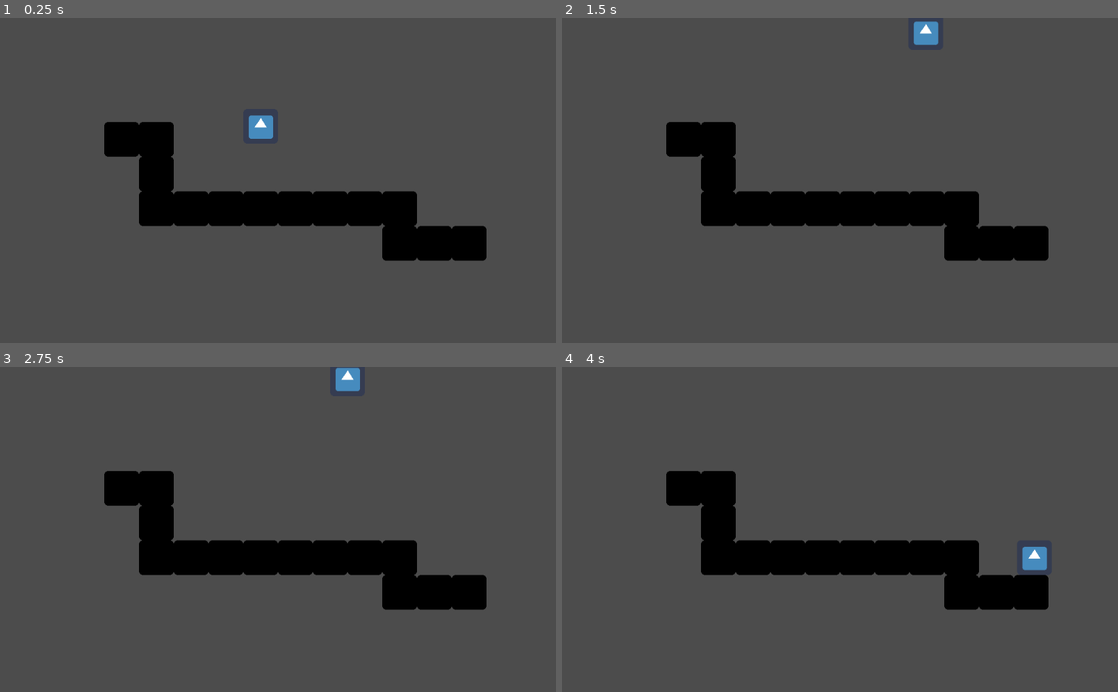
Above: before the commit, frames 1-4 (two rows, left to right).
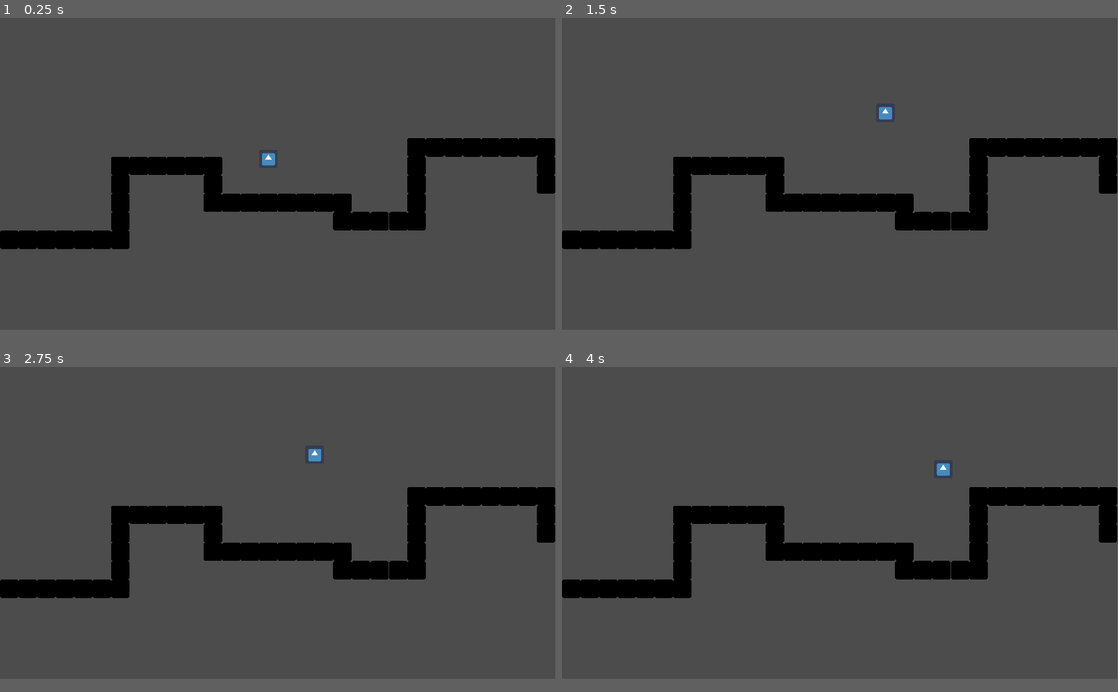
Above: after the commit, the same moments.

Repository: ThomasLalo/GameStuff
Game: Godot game, scene res://World.tscn
Two runs of this game, one before a commit and one after it. Both use one fixed random seed, a clock stepped at 60 frames per second and the inputs below. The engine's default icon, where the game draws it, is replaced by a stand-in: a white triangle on a blue panel in a dark square.
Inputs:
- Up to frame 1 (0.25 s): no input
- Up to frame 2 (1.5 s): hold Right (ui_right) from 0.53 s (still down); tap Up (ui_up) at 0.6, 0.77, 1.07, 1.35 s
- Up to frame 3 (2.75 s): tap Up (ui_up) at 1.52, 1.82, 2.1 s; release Right (ui_right) at 2.03 s; hold Left (ui_left) from 2.03 s (still down)
- Up to frame 4 (4 s): release Left (ui_left) at 2.78 s; hold Right (ui_right) from 2.78 s (still down); tap Up (ui_up) at 2.85, 3.02, 3.32, 3.6, 3.77 s
In our replay, the window is 800x468 before the commit and 799x449 after it. These sizes can differ from the game's own. Grey fills any space a smaller window leaves; there, only what the larger window draws over its background counts as a difference.

The runs differ from the first frame. In frame 1, 12% of the frame differs, in the area x 0-100%, y 29-75%; in frame 2, 12%; in frame 3, 12%; in frame 4, 12%.

Commit message:
made the world bigger and changed resolution

Diff:
--- a/godotFiles/KinematicBody2D.gd
+++ b/godotFiles/KinematicBody2D.gd
@@ -16,7 +16,7 @@
 		motion.x = 0
 
 	if is_on_floor():
-		if Input.is_action_just_released("ui_up"):
+		if Input.is_action_just_pressed("ui_up"):
 			motion.y = -800
 
 	motion = move_and_slide(motion, UP)
--- a/godotFiles/World.tscn
+++ b/godotFiles/World.tscn
@@ -12,7 +12,8 @@
 [node name="World" type="Node"]
 
 [node name="KinematicBody2D" type="KinematicBody2D" parent="."]
-position = Vector2( 480, 160 )
+editor/display_folded = true
+position = Vector2( 928, 448 )
 script = ExtResource( 1 )
 __meta__ = {
 "_edit_group_": true
@@ -25,12 +26,11 @@
 shape = SubResource( 1 )
 
 [node name="Walls" type="Node" parent="."]
-editor/display_folded = true
 
 [node name="Wall" type="StaticBody2D" parent="Walls"]
 editor/display_folded = true
 modulate = Color( 0, 0, 0, 1 )
-position = Vector2( 480, 352 )
+position = Vector2( 928, 640 )
 __meta__ = {
 "_edit_group_": true
 }
@@ -44,7 +44,7 @@
 [node name="Wall5" type="StaticBody2D" parent="Walls"]
 editor/display_folded = true
 modulate = Color( 0, 0, 0, 1 )
-position = Vector2( 416, 352 )
+position = Vector2( 864, 640 )
 __meta__ = {
 "_edit_group_": true
 }
@@ -58,7 +58,7 @@
 [node name="Wall6" type="StaticBody2D" parent="Walls"]
 editor/display_folded = true
 modulate = Color( 0, 0, 0, 1 )
-position = Vector2( 352, 352 )
+position = Vector2( 800, 640 )
 __meta__ = {
 "_edit_group_": true
 }
@@ -72,7 +72,7 @@
 [node name="Wall7" type="StaticBody2D" parent="Walls"]
 editor/display_folded = true
 modulate = Color( 0, 0, 0, 1 )
-position = Vector2( 288, 352 )
+position = Vector2( 736, 640 )
 __meta__ = {
 "_edit_group_": true
 }
@@ -86,7 +86,7 @@
 [node name="Wall8" type="StaticBody2D" parent="Walls"]
 editor/display_folded = true
 modulate = Color( 0, 0, 0, 1 )
-position = Vector2( 288, 288 )
+position = Vector2( 736, 576 )
 __meta__ = {
 "_edit_group_": true
 }
@@ -100,7 +100,7 @@
 [node name="Wall9" type="StaticBody2D" parent="Walls"]
 editor/display_folded = true
 modulate = Color( 0, 0, 0, 1 )
-position = Vector2( 288, 224 )
+position = Vector2( 736, 512 )
 __meta__ = {
 "_edit_group_": true
 }
@@ -114,7 +114,7 @@
 [node name="Wall10" type="StaticBody2D" parent="Walls"]
 editor/display_folded = true
 modulate = Color( 0, 0, 0, 1 )
-position = Vector2( 224, 224 )
+position = Vector2( 672, 512 )
 __meta__ = {
 "_edit_group_": true
 }
@@ -125,10 +125,332 @@
 [node name="CollisionShape2D" type="CollisionShape2D" parent="Walls/Wall10"]
 shape = SubResource( 2 )
 
+[node name="Wall25" type="StaticBody2D" parent="Walls"]
+editor/display_folded = true
+modulate = Color( 0, 0, 0, 1 )
+position = Vector2( 608, 512 )
+__meta__ = {
+"_edit_group_": true
+}
+
+[node name="Sprite" type="Sprite" parent="Walls/Wall25"]
+texture = ExtResource( 2 )
+
+[node name="CollisionShape2D" type="CollisionShape2D" parent="Walls/Wall25"]
+shape = SubResource( 2 )
+
+[node name="Wall26" type="StaticBody2D" parent="Walls"]
+editor/display_folded = true
+modulate = Color( 0, 0, 0, 1 )
+position = Vector2( 544, 512 )
+__meta__ = {
+"_edit_group_": true
+}
+
+[node name="Sprite" type="Sprite" parent="Walls/Wall26"]
+texture = ExtResource( 2 )
+
+[node name="CollisionShape2D" type="CollisionShape2D" parent="Walls/Wall26"]
+shape = SubResource( 2 )
+
+[node name="Wall27" type="StaticBody2D" parent="Walls"]
+editor/display_folded = true
+modulate = Color( 0, 0, 0, 1 )
+position = Vector2( 480, 512 )
+__meta__ = {
+"_edit_group_": true
+}
+
+[node name="Sprite" type="Sprite" parent="Walls/Wall27"]
+texture = ExtResource( 2 )
+
+[node name="CollisionShape2D" type="CollisionShape2D" parent="Walls/Wall27"]
+shape = SubResource( 2 )
+
+[node name="Wall28" type="StaticBody2D" parent="Walls"]
+editor/display_folded = true
+modulate = Color( 0, 0, 0, 1 )
+position = Vector2( 416, 512 )
+__meta__ = {
+"_edit_group_": true
+}
+
+[node name="Sprite" type="Sprite" parent="Walls/Wall28"]
+texture = ExtResource( 2 )
+
+[node name="CollisionShape2D" type="CollisionShape2D" parent="Walls/Wall28"]
+shape = SubResource( 2 )
+
+[node name="Wall29" type="StaticBody2D" parent="Walls"]
+editor/display_folded = true
+modulate = Color( 0, 0, 0, 1 )
+position = Vector2( 416, 576 )
+__meta__ = {
+"_edit_group_": true
+}
+
+[node name="Sprite" type="Sprite" parent="Walls/Wall29"]
+texture = ExtResource( 2 )
+
+[node name="CollisionShape2D" type="CollisionShape2D" parent="Walls/Wall29"]
+shape = SubResource( 2 )
+
+[node name="Wall30" type="StaticBody2D" parent="Walls"]
+editor/display_folded = true
+modulate = Color( 0, 0, 0, 1 )
+position = Vector2( 416, 640 )
+__meta__ = {
+"_edit_group_": true
+}
+
+[node name="Sprite" type="Sprite" parent="Walls/Wall30"]
+texture = ExtResource( 2 )
+
+[node name="CollisionShape2D" type="CollisionShape2D" parent="Walls/Wall30"]
+shape = SubResource( 2 )
+
+[node name="Wall31" type="StaticBody2D" parent="Walls"]
+editor/display_folded = true
+modulate = Color( 0, 0, 0, 1 )
+position = Vector2( 416, 704 )
+__meta__ = {
+"_edit_group_": true
+}
+
+[node name="Sprite" type="Sprite" parent="Walls/Wall31"]
+texture = ExtResource( 2 )
+
+[node name="CollisionShape2D" type="CollisionShape2D" parent="Walls/Wall31"]
+shape = SubResource( 2 )
+
+[node name="Wall32" type="StaticBody2D" parent="Walls"]
+editor/display_folded = true
+modulate = Color( 0, 0, 0, 1 )
+position = Vector2( 416, 768 )
+__meta__ = {
+"_edit_group_": true
+}
+
+[node name="Sprite" type="Sprite" parent="Walls/Wall32"]
+texture = ExtResource( 2 )
+
+[node name="CollisionShape2D" type="CollisionShape2D" parent="Walls/Wall32"]
+shape = SubResource( 2 )
+
+[node name="Wall51" type="StaticBody2D" parent="Walls"]
+editor/display_folded = true
+modulate = Color( 0, 0, 0, 1 )
+position = Vector2( -32, 640 )
+__meta__ = {
+"_edit_group_": true
+}
+
+[node name="Sprite" type="Sprite" parent="Walls/Wall51"]
+texture = ExtResource( 2 )
+
+[node name="CollisionShape2D" type="CollisionShape2D" parent="Walls/Wall51"]
+shape = SubResource( 2 )
+
+[node name="Wall33" type="StaticBody2D" parent="Walls"]
+editor/display_folded = true
+modulate = Color( 0, 0, 0, 1 )
+position = Vector2( 352, 768 )
+__meta__ = {
+"_edit_group_": true
+}
+
+[node name="Sprite" type="Sprite" parent="Walls/Wall33"]
+texture = ExtResource( 2 )
+
+[node name="CollisionShape2D" type="CollisionShape2D" parent="Walls/Wall33"]
+shape = SubResource( 2 )
+
+[node name="Wall57" type="StaticBody2D" parent="Walls"]
+editor/display_folded = true
+modulate = Color( 0, 0, 0, 1 )
+position = Vector2( -96, 640 )
+__meta__ = {
+"_edit_group_": true
+}
+
+[node name="Sprite" type="Sprite" parent="Walls/Wall57"]
+texture = ExtResource( 2 )
+
+[node name="CollisionShape2D" type="CollisionShape2D" parent="Walls/Wall57"]
+shape = SubResource( 2 )
+
+[node name="Wall34" type="StaticBody2D" parent="Walls"]
+editor/display_folded = true
+modulate = Color( 0, 0, 0, 1 )
+position = Vector2( 288, 768 )
+__meta__ = {
+"_edit_group_": true
+}
+
+[node name="Sprite" type="Sprite" parent="Walls/Wall34"]
+texture = ExtResource( 2 )
+
+[node name="CollisionShape2D" type="CollisionShape2D" parent="Walls/Wall34"]
+shape = SubResource( 2 )
+
+[node name="Wall54" type="StaticBody2D" parent="Walls"]
+editor/display_folded = true
+modulate = Color( 0, 0, 0, 1 )
+position = Vector2( -160, 640 )
+__meta__ = {
+"_edit_group_": true
+}
+
+[node name="Sprite" type="Sprite" parent="Walls/Wall54"]
+texture = ExtResource( 2 )
+
+[node name="CollisionShape2D" type="CollisionShape2D" parent="Walls/Wall54"]
+shape = SubResource( 2 )
+
+[node name="Wall35" type="StaticBody2D" parent="Walls"]
+editor/display_folded = true
+modulate = Color( 0, 0, 0, 1 )
+position = Vector2( 224, 768 )
+__meta__ = {
+"_edit_group_": true
+}
+
+[node name="Sprite" type="Sprite" parent="Walls/Wall35"]
+texture = ExtResource( 2 )
+
+[node name="CollisionShape2D" type="CollisionShape2D" parent="Walls/Wall35"]
+shape = SubResource( 2 )
+
+[node name="Wall52" type="StaticBody2D" parent="Walls"]
+editor/display_folded = true
+modulate = Color( 0, 0, 0, 1 )
+position = Vector2( -224, 640 )
+__meta__ = {
+"_edit_group_": true
+}
+
+[node name="Sprite" type="Sprite" parent="Walls/Wall52"]
+texture = ExtResource( 2 )
+
+[node name="CollisionShape2D" type="CollisionShape2D" parent="Walls/Wall52"]
+shape = SubResource( 2 )
+
+[node name="Wall36" type="StaticBody2D" parent="Walls"]
+editor/display_folded = true
+modulate = Color( 0, 0, 0, 1 )
+position = Vector2( 160, 768 )
+__meta__ = {
+"_edit_group_": true
+}
+
+[node name="Sprite" type="Sprite" parent="Walls/Wall36"]
+texture = ExtResource( 2 )
+
+[node name="CollisionShape2D" type="CollisionShape2D" parent="Walls/Wall36"]
+shape = SubResource( 2 )
+
+[node name="Wall55" type="StaticBody2D" parent="Walls"]
+editor/display_folded = true
+modulate = Color( 0, 0, 0, 1 )
+position = Vector2( -288, 640 )
+__meta__ = {
+"_edit_group_": true
+}
+
+[node name="Sprite" type="Sprite" parent="Walls/Wall55"]
+texture = ExtResource( 2 )
+
+[node name="CollisionShape2D" type="CollisionShape2D" parent="Walls/Wall55"]
+shape = SubResource( 2 )
+
+[node name="Wall37" type="StaticBody2D" parent="Walls"]
+editor/display_folded = true
+modulate = Color( 0, 0, 0, 1 )
+position = Vector2( 96, 768 )
+__meta__ = {
+"_edit_group_": true
+}
+
+[node name="Sprite" type="Sprite" parent="Walls/Wall37"]
+texture = ExtResource( 2 )
+
+[node name="CollisionShape2D" type="CollisionShape2D" parent="Walls/Wall37"]
+shape = SubResource( 2 )
+
+[node name="Wall53" type="StaticBody2D" parent="Walls"]
+editor/display_folded = true
+modulate = Color( 0, 0, 0, 1 )
+position = Vector2( -352, 640 )
+__meta__ = {
+"_edit_group_": true
+}
+
+[node name="Sprite" type="Sprite" parent="Walls/Wall53"]
+texture = ExtResource( 2 )
+
+[node name="CollisionShape2D" type="CollisionShape2D" parent="Walls/Wall53"]
+shape = SubResource( 2 )
+
+[node name="Wall38" type="StaticBody2D" parent="Walls"]
+editor/display_folded = true
+modulate = Color( 0, 0, 0, 1 )
+position = Vector2( 32, 768 )
+__meta__ = {
+"_edit_group_": true
+}
+
+[node name="Sprite" type="Sprite" parent="Walls/Wall38"]
+texture = ExtResource( 2 )
+
+[node name="CollisionShape2D" type="CollisionShape2D" parent="Walls/Wall38"]
+shape = SubResource( 2 )
+
+[node name="Wall58" type="StaticBody2D" parent="Walls"]
+editor/display_folded = true
+modulate = Color( 0, 0, 0, 1 )
+position = Vector2( -32, 768 )
+__meta__ = {
+"_edit_group_": true
+}
+
+[node name="Sprite" type="Sprite" parent="Walls/Wall58"]
+texture = ExtResource( 2 )
+
+[node name="CollisionShape2D" type="CollisionShape2D" parent="Walls/Wall58"]
+shape = SubResource( 2 )
+
+[node name="Wall59" type="StaticBody2D" parent="Walls"]
+editor/display_folded = true
+modulate = Color( 0, 0, 0, 1 )
+position = Vector2( -32, 704 )
+__meta__ = {
+"_edit_group_": true
+}
+
+[node name="Sprite" type="Sprite" parent="Walls/Wall59"]
+texture = ExtResource( 2 )
+
+[node name="CollisionShape2D" type="CollisionShape2D" parent="Walls/Wall59"]
+shape = SubResource( 2 )
+
+[node name="Wall56" type="StaticBody2D" parent="Walls"]
+editor/display_folded = true
+modulate = Color( 0, 0, 0, 1 )
+position = Vector2( -416, 640 )
+__meta__ = {
+"_edit_group_": true
+}
+
+[node name="Sprite" type="Sprite" parent="Walls/Wall56"]
+texture = ExtResource( 2 )
+
+[node name="CollisionShape2D" type="CollisionShape2D" parent="Walls/Wall56"]
+shape = SubResource( 2 )
+
 [node name="Wall2" type="StaticBody2D" parent="Walls"]
 editor/display_folded = true
 modulate = Color( 0, 0, 0, 1 )
-position = Vector2( 544, 352 )
+position = Vector2( 992, 640 )
 __meta__ = {
 "_edit_group_": true
 }
@@ -142,7 +464,7 @@
 [node name="Wall3" type="StaticBody2D" parent="Walls"]
 editor/display_folded = true
 modulate = Color( 0, 0, 0, 1 )
-position = Vector2( 608, 352 )
+position = Vector2( 1056, 640 )
 __meta__ = {
 "_edit_group_": true
 }
@@ -156,7 +478,7 @@
 [node name="Wall4" type="StaticBody2D" parent="Walls"]
 editor/display_folded = true
 modulate = Color( 0, 0, 0, 1 )
-position = Vector2( 672, 352 )
+position = Vector2( 1120, 640 )
 __meta__ = {
 "_edit_group_": true
 }
@@ -170,7 +492,7 @@
 [node name="Wall11" type="StaticBody2D" parent="Walls"]
 editor/display_folded = true
 modulate = Color( 0, 0, 0, 1 )
-position = Vector2( 736, 352 )
+position = Vector2( 1184, 640 )
 __meta__ = {
 "_edit_group_": true
 }
@@ -184,7 +506,7 @@
 [node name="Wall12" type="StaticBody2D" parent="Walls"]
 editor/display_folded = true
 modulate = Color( 0, 0, 0, 1 )
-position = Vector2( 736, 416 )
+position = Vector2( 1184, 704 )
 __meta__ = {
 "_edit_group_": true
 }
@@ -198,7 +520,7 @@
 [node name="Wall13" type="StaticBody2D" parent="Walls"]
 editor/display_folded = true
 modulate = Color( 0, 0, 0, 1 )
-position = Vector2( 800, 416 )
+position = Vector2( 1248, 704 )
 __meta__ = {
 "_edit_group_": true
 }
@@ -212,7 +534,7 @@
 [node name="Wall14" type="StaticBody2D" parent="Walls"]
 editor/display_folded = true
 modulate = Color( 0, 0, 0, 1 )
-position = Vector2( 864, 416 )
+position = Vector2( 1312, 704 )
 __meta__ = {
 "_edit_group_": true
 }
@@ -222,3 +544,311 @@
 
 [node name="CollisionShape2D" type="CollisionShape2D" parent="Walls/Wall14"]
 shape = SubResource( 2 )
+
+[node name="Wall15" type="StaticBody2D" parent="Walls"]
+editor/display_folded = true
+modulate = Color( 0, 0, 0, 1 )
+position = Vector2( 1377.31, 704 )
+__meta__ = {
+"_edit_group_": true
+}
+
+[node name="Sprite" type="Sprite" parent="Walls/Wall15"]
+texture = ExtResource( 2 )
+
+[node name="CollisionShape2D" type="CollisionShape2D" parent="Walls/Wall15"]
+shape = SubResource( 2 )
+
+[node name="Wall16" type="StaticBody2D" parent="Walls"]
+editor/display_folded = true
+modulate = Color( 0, 0, 0, 1 )
+position = Vector2( 1440, 704 )
+__meta__ = {
+"_edit_group_": true
+}
+
+[node name="Sprite" type="Sprite" parent="Walls/Wall16"]
+texture = ExtResource( 2 )
+
+[node name="CollisionShape2D" type="CollisionShape2D" parent="Walls/Wall16"]
+shape = SubResource( 2 )
+
+[node name="Wall17" type="StaticBody2D" parent="Walls"]
+editor/display_folded = true
+modulate = Color( 0, 0, 0, 1 )
+position = Vector2( 1440, 640 )
+__meta__ = {
+"_edit_group_": true
+}
+
+[node name="Sprite" type="Sprite" parent="Walls/Wall17"]
+texture = ExtResource( 2 )
+
+[node name="CollisionShape2D" type="CollisionShape2D" parent="Walls/Wall17"]
+shape = SubResource( 2 )
+
+[node name="Wall18" type="StaticBody2D" parent="Walls"]
+editor/display_folded = true
+modulate = Color( 0, 0, 0, 1 )
+position = Vector2( 1440, 576 )
+__meta__ = {
+"_edit_group_": true
+}
+
+[node name="Sprite" type="Sprite" parent="Walls/Wall18"]
+texture = ExtResource( 2 )
+
+[node name="CollisionShape2D" type="CollisionShape2D" parent="Walls/Wall18"]
+shape = SubResource( 2 )
+
+[node name="Wall19" type="StaticBody2D" parent="Walls"]
+editor/display_folded = true
+modulate = Color( 0, 0, 0, 1 )
+position = Vector2( 1440, 512 )
+__meta__ = {
+"_edit_group_": true
+}
+
+[node name="Sprite" type="Sprite" parent="Walls/Wall19"]
+texture = ExtResource( 2 )
+
+[node name="CollisionShape2D" type="CollisionShape2D" parent="Walls/Wall19"]
+shape = SubResource( 2 )
+
+[node name="Wall20" type="StaticBody2D" parent="Walls"]
+editor/display_folded = true
+modulate = Color( 0, 0, 0, 1 )
+position = Vector2( 1440, 448 )
+__meta__ = {
+"_edit_group_": true
+}
+
+[node name="Sprite" type="Sprite" parent="Walls/Wall20"]
+texture = ExtResource( 2 )
+
+[node name="CollisionShape2D" type="CollisionShape2D" parent="Walls/Wall20"]
+shape = SubResource( 2 )
+
+[node name="Wall46" type="StaticBody2D" parent="Walls"]
+editor/display_folded = true
+modulate = Color( 0, 0, 0, 1 )
+position = Vector2( 1888, 576 )
+__meta__ = {
+"_edit_group_": true
+}
+
+[node name="Sprite" type="Sprite" parent="Walls/Wall46"]
+texture = ExtResource( 2 )
+
+[node name="CollisionShape2D" type="CollisionShape2D" parent="Walls/Wall46"]
+shape = SubResource( 2 )
+
+[node name="Wall50" type="StaticBody2D" parent="Walls"]
+editor/display_folded = true
+modulate = Color( 0, 0, 0, 1 )
+position = Vector2( 1888, 512 )
+__meta__ = {
+"_edit_group_": true
+}
+
+[node name="Sprite" type="Sprite" parent="Walls/Wall50"]
+texture = ExtResource( 2 )
+
+[node name="CollisionShape2D" type="CollisionShape2D" parent="Walls/Wall50"]
+shape = SubResource( 2 )
+
+[node name="Wall21" type="StaticBody2D" parent="Walls"]
+editor/display_folded = true
+modulate = Color( 0, 0, 0, 1 )
+position = Vector2( 1504, 448 )
+__meta__ = {
+"_edit_group_": true
+}
+
+[node name="Sprite" type="Sprite" parent="Walls/Wall21"]
+texture = ExtResource( 2 )
+
+[node name="CollisionShape2D" type="CollisionShape2D" parent="Walls/Wall21"]
+shape = SubResource( 2 )
+
+[node name="Wall44" type="StaticBody2D" parent="Walls"]
+editor/display_folded = true
+modulate = Color( 0, 0, 0, 1 )
+position = Vector2( 1952, 576 )
+__meta__ = {
+"_edit_group_": true
+}
+
+[node name="Sprite" type="Sprite" parent="Walls/Wall44"]
+texture = ExtResource( 2 )
+
+[node name="CollisionShape2D" type="CollisionShape2D" parent="Walls/Wall44"]
+shape = SubResource( 2 )
+
+[node name="Wall22" type="StaticBody2D" parent="Walls"]
+editor/display_folded = true
+modulate = Color( 0, 0, 0, 1 )
+position = Vector2( 1568, 448 )
+__meta__ = {
+"_edit_group_": true
+}
+
+[node name="Sprite" type="Sprite" parent="Walls/Wall22"]
+texture = ExtResource( 2 )
+
+[node name="CollisionShape2D" type="CollisionShape2D" parent="Walls/Wall22"]
+shape = SubResource( 2 )
+
+[node name="Wall43" type="StaticBody2D" parent="Walls"]
+editor/display_folded = true
+modulate = Color( 0, 0, 0, 1 )
+position = Vector2( 2016, 576 )
+__meta__ = {
+"_edit_group_": true
+}
+
+[node name="Sprite" type="Sprite" parent="Walls/Wall43"]
+texture = ExtResource( 2 )
+
+[node name="CollisionShape2D" type="CollisionShape2D" parent="Walls/Wall43"]
+shape = SubResource( 2 )
+
+[node name="Wall23" type="StaticBody2D" parent="Walls"]
+editor/display_folded = true
+modulate = Color( 0, 0, 0, 1 )
+position = Vector2( 1632, 448 )
+__meta__ = {
+"_edit_group_": true
+}
+
+[node name="Sprite" type="Sprite" parent="Walls/Wall23"]
+texture = ExtResource( 2 )
+
+[node name="CollisionShape2D" type="CollisionShape2D" parent="Walls/Wall23"]
+shape = SubResource( 2 )
+
+[node name="Wall45" type="StaticBody2D" parent="Walls"]
+editor/display_folded = true
+modulate = Color( 0, 0, 0, 1 )
+position = Vector2( 2080, 576 )
+__meta__ = {
+"_edit_group_": true
+}
+
+[node name="Sprite" type="Sprite" parent="Walls/Wall45"]
+texture = ExtResource( 2 )
+
+[node name="CollisionShape2D" type="CollisionShape2D" parent="Walls/Wall45"]
+shape = SubResource( 2 )
+
+[node name="Wall24" type="StaticBody2D" parent="Walls"]
+editor/display_folded = true
+modulate = Color( 0, 0, 0, 1 )
+position = Vector2( 1696, 448 )
+__meta__ = {
+"_edit_group_": true
+}
+
+[node name="Sprite" type="Sprite" parent="Walls/Wall24"]
+texture = ExtResource( 2 )
+
+[node name="CollisionShape2D" type="CollisionShape2D" parent="Walls/Wall24"]
+shape = SubResource( 2 )
+
+[node name="Wall42" type="StaticBody2D" parent="Walls"]
+editor/display_folded = true
+modulate = Color( 0, 0, 0, 1 )
+position = Vector2( 2144, 576 )
+__meta__ = {
+"_edit_group_": true
+}
+
+[node name="Sprite" type="Sprite" parent="Walls/Wall42"]
+texture = ExtResource( 2 )
+
+[node name="CollisionShape2D" type="CollisionShape2D" parent="Walls/Wall42"]
+shape = SubResource( 2 )
+
+[node name="Wall39" type="StaticBody2D" parent="Walls"]
+editor/display_folded = true
+modulate = Color( 0, 0, 0, 1 )
+position = Vector2( 1760, 448 )
+__meta__ = {
+"_edit_group_": true
+}
+
+[node name="Sprite" type="Sprite" parent="Walls/Wall39"]
+texture = ExtResource( 2 )
+
+[node name="CollisionShape2D" type="CollisionShape2D" parent="Walls/Wall39"]
+shape = SubResource( 2 )
+
+[node name="Wall47" type="StaticBody2D" parent="Walls"]
+editor/display_folded = true
+modulate = Color( 0, 0, 0, 1 )
+position = Vector2( 2208, 576 )
+__meta__ = {
+"_edit_group_": true
+}
+
+[node name="Sprite" type="Sprite" parent="Walls/Wall47"]
+texture = ExtResource( 2 )
+
+[node name="CollisionShape2D" type="CollisionShape2D" parent="Walls/Wall47"]
+shape = SubResource( 2 )
+
+[node name="Wall40" type="StaticBody2D" parent="Walls"]
+editor/display_folded = true
+modulate = Color( 0, 0, 0, 1 )
+position = Vector2( 1824, 448 )
+__meta__ = {
+"_edit_group_": true
+}
+
+[node name="Sprite" type="Sprite" parent="Walls/Wall40"]
+texture = ExtResource( 2 )
+
+[node name="CollisionShape2D" type="CollisionShape2D" parent="Walls/Wall40"]
+shape = SubResource( 2 )
+
+[node name="Wall49" type="StaticBody2D" parent="Walls"]
+editor/display_folded = true
+modulate = Color( 0, 0, 0, 1 )
+position = Vector2( 2272, 576 )
+__meta__ = {
+"_edit_group_": true
+}
+
+[node name="Sprite" type="Sprite" parent="Walls/Wall49"]
+texture = ExtResource( 2 )
+
+[node name="CollisionShape2D" type="CollisionShape2D" parent="Walls/Wall49"]
+shape = SubResource( 2 )
+
+[node name="Wall41" type="StaticBody2D" parent="Walls"]
+editor/display_folded = true
+modulate = Color( 0, 0, 0, 1 )
+position = Vector2( 1888, 448 )
+__meta__ = {
+"_edit_group_": true
+}
+
+[node name="Sprite" type="Sprite" parent="Walls/Wall41"]
+texture = ExtResource( 2 )
+
+[node name="CollisionShape2D" type="CollisionShape2D" parent="Walls/Wall41"]
+shape = SubResource( 2 )
+
+[node name="Wall48" type="StaticBody2D" parent="Walls"]
+editor/display_folded = true
+modulate = Color( 0, 0, 0, 1 )
+position = Vector2( 2336, 576 )
+__meta__ = {
+"_edit_group_": true
+}
+
+[node name="Sprite" type="Sprite" parent="Walls/Wall48"]
+texture = ExtResource( 2 )
+
+[node name="CollisionShape2D" type="CollisionShape2D" parent="Walls/Wall48"]
+shape = SubResource( 2 )
--- a/godotFiles/project.godot
+++ b/godotFiles/project.godot
@@ -19,6 +19,12 @@
 run/main_scene="res://World.tscn"
 config/icon="res://icon.png"
 
+[display]
+
+window/size/width=1920
+window/size/height=1080
+window/stretch/aspect="keep"
+
 [rendering]
 
 environment/default_environment="res://default_env.tres"
